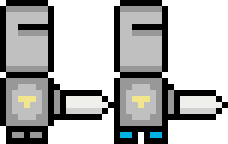
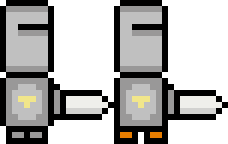
Layers edited between the first and the second 228×144 image:
painted on "Layer 2" over (x1=120, y1=132, x2=162, y2=138)
